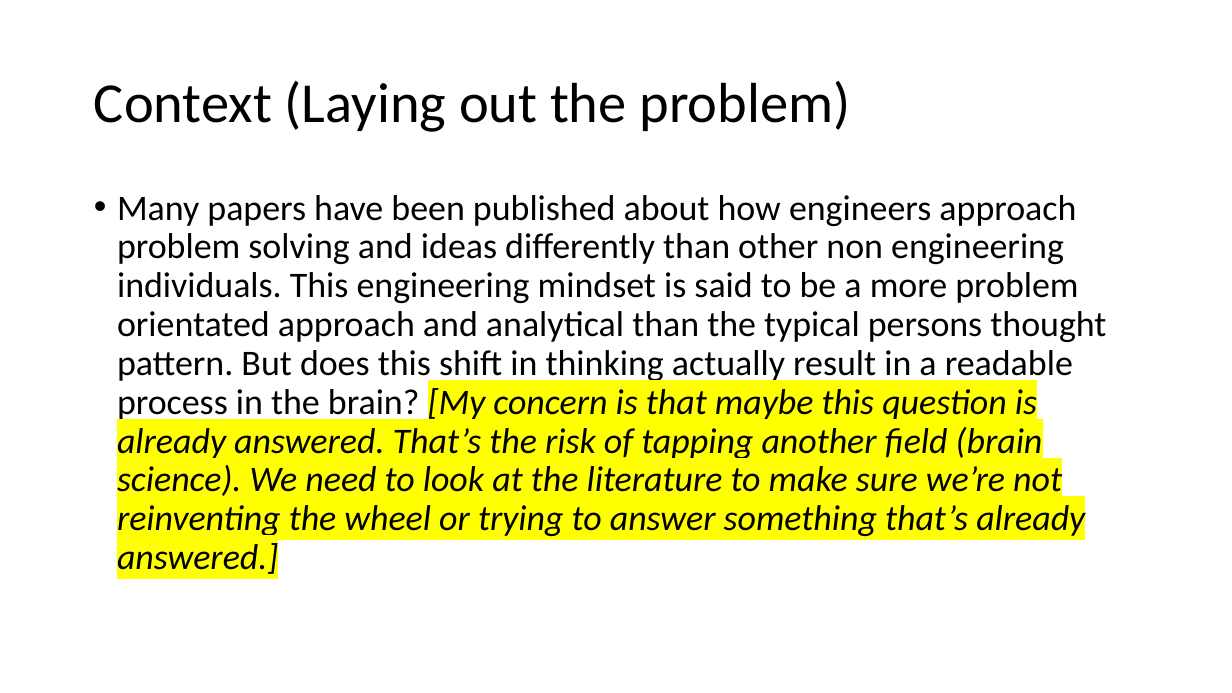
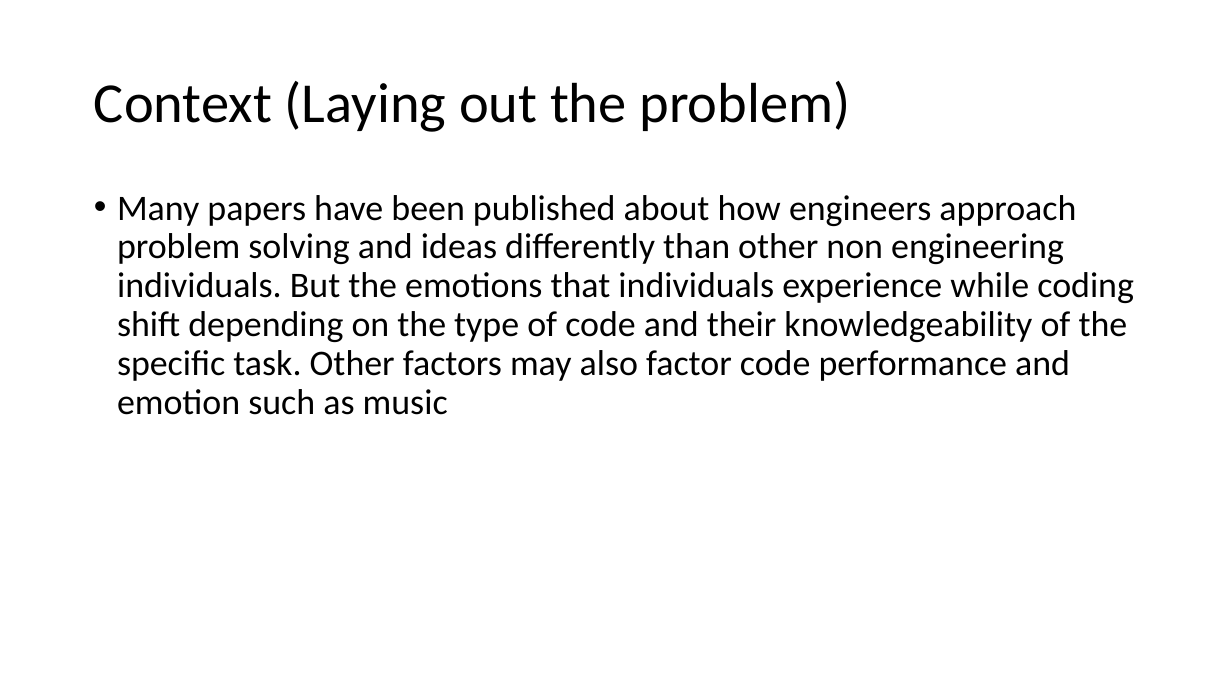
Before and after one commit to nauticalmonkey/CalPolyThesis, a slide deck: slide 2 of Thesis Idea.pptx. Drawn at 1232x693 pixels with LibreOffice and Linux fonts; fonts in the diff are those of the drawing. Boxes give left, top, right and bottom in pixels: in the first picture for what was removed or moved away, otherwise in the second. Text is boxed around its words. In the diff, an @@ line names an element or a change of style, - is before the commit and + after.

Commit message:
added paper and differenting questions

```diff
--- a/Thesis Idea.pptx
+++ b/Thesis Idea.pptx
@@ text at (117, 195, 1134, 415): text changed @@
-• Many papers have been published about how engineers approach problem solving and ideas differently than other non engineering individuals. This engineering mindset is said to be a more problem orientated approach and analytical than the typical persons thought pattern. But does this shift in thinking actually result in a readable process in the brain? [My concern is that maybe this question is already answered. That’s the risk of tapping another field (brain science). We need to look at the literature to make sure we’re not reinventing the wheel or trying to answer something that’s already answered.]
+• Many papers have been published about how engineers approach problem solving and ideas differently than other non engineering individuals. But the emotions that individuals experience while coding shift depending on the type of code and their knowledgeability of the specific task. Other factors may also factor code performance and emotion such as music
```
Also in this commit, not shown: 2 other slides changed, 2 slides added.
